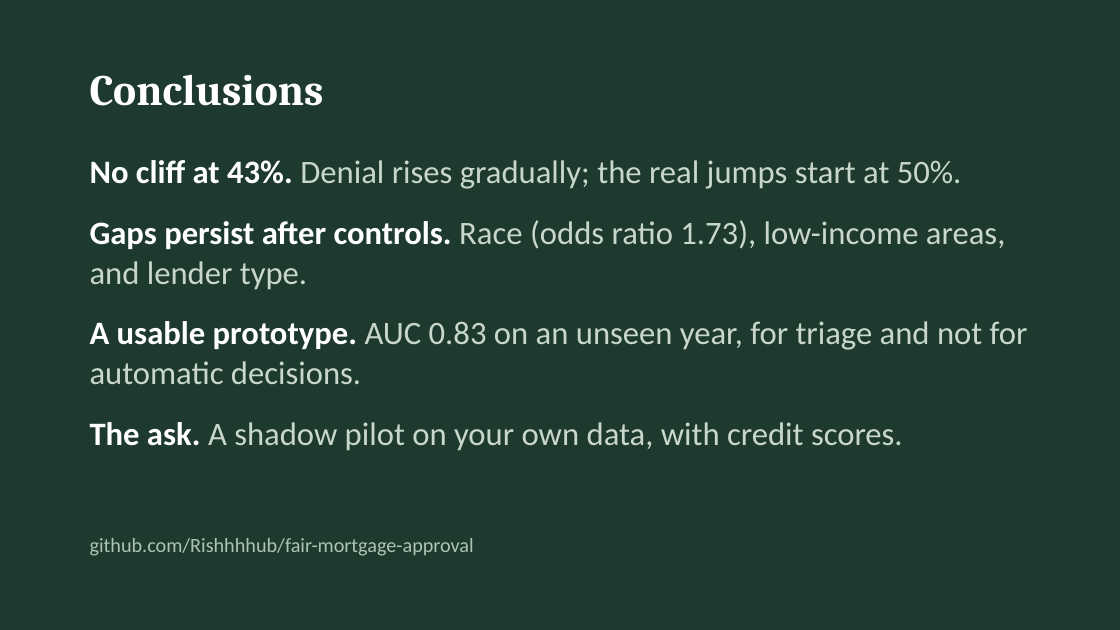
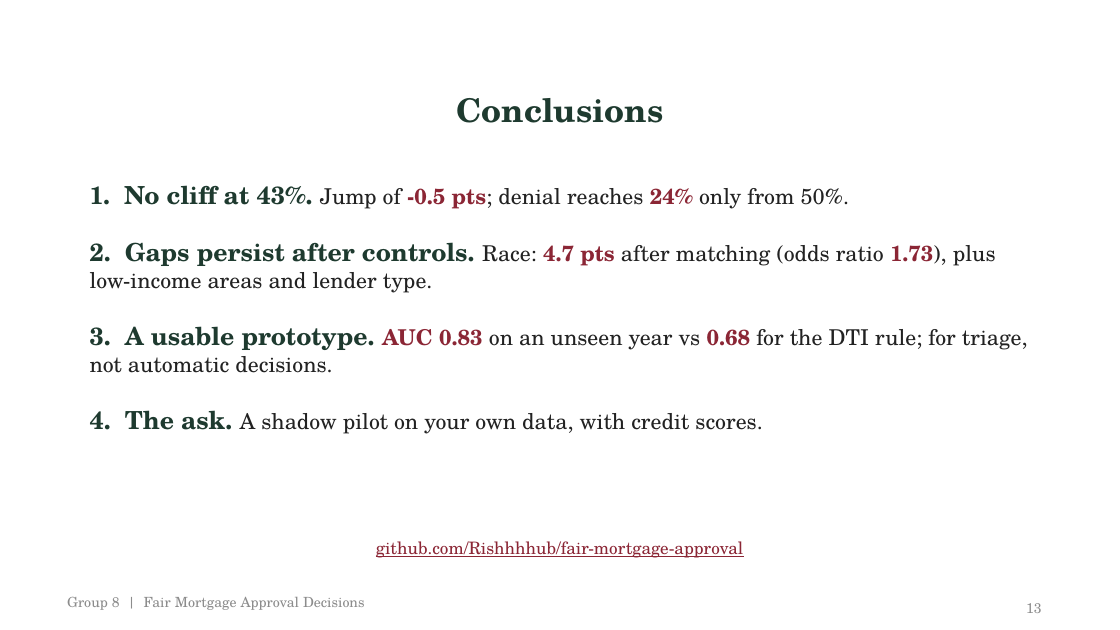
Before and after one commit to Rishhhhub/fair-mortgage-approval, a slide deck: slide 13 of deliverables/Group_8_Fair_Mortgage_Approval_Decisions_Presentation.pptx. Drawn at 1120x630 pixels with LibreOffice and Linux fonts; fonts in the diff are those of the drawing. Boxes give left, top, right and bottom in pixels: in the first picture for what was removed or moved away, otherwise in the second. Text is boxed around its words. In the diff, an @@ line names an element or a change of style, - is before the commit and + after.

```diff
--- a/deliverables/Group_8_Fair_Mortgage_Approval_Decisions_Presentation.pptx
+++ b/deliverables/Group_8_Fair_Mortgage_Approval_Decisions_Presentation.pptx
@@ background #1E3A2F to #FFFFFF @@
@@ text "Conclusions" moved from (x1=90, y1=74, x2=324, y2=106) to (x1=457, y1=98, x2=664, y2=123) @@
@@ text "Conclusions" at (x1=457, y1=98, x2=664, y2=123): size 28 to 21 pt, font Cambria to TeX Gyre Schola, text colour #FFFFFF to #1E3A2F; alignment left to centre; vertical alignment top to middle @@
@@ text at (x1=90, y1=185, x2=1028, y2=434): text changed; size 21 to 14 pt; font Calibri to TeX Gyre Schola; text colour #C9D6CE to #222222 @@
-No cliff at 43%. Denial rises gradually; the real jumps start at 50%.
-Gaps persist after controls. Race (odds ratio 1.73), low-income areas, and lender type.
-A usable prototype. AUC 0.83 on an unseen year, for triage and not for automatic decisions.
-The ask. A shadow pilot on your own data, with credit scores.
+1. No cliff at 43%. Jump of -0.5 pts; denial reaches 24% only from 50%.
+2. Gaps persist after controls. Race: 4.7 pts after matching (odds ratio 1.73), plus low-income areas and lender type.
+3. A usable prototype. AUC 0.83 on an unseen year vs 0.68 for the DTI rule; for triage, not automatic decisions.
+4. The ask. A shadow pilot on your own data, with credit scores.
@@ text "github.com/Rishhhhub/fair-mortgage-approval" moved from (x1=90, y1=538, x2=474, y2=556) to (x1=376, y1=541, x2=743, y2=558) @@
@@ text "github.com/Rishhhhub/fair-mortgage-approval" at (x1=376, y1=541, x2=743, y2=558): size 13 to 11 pt, font Calibri to TeX Gyre Schola, text colour #AFC2B6 to #8B2635, underline on; alignment left to centre @@
@@ text added at (x1=67, y1=597, x2=365, y2=610), 9 pt, text #8C8C8C @@
+Group 8 | Fair Mortgage Approval Decisions
@@ page number added at (x1=1026, y1=603, x2=1042, y2=613), 9 pt, text #8C8C8C @@
+13
```
Also in this commit, not shown: 15 other slides changed, 4 other files.
